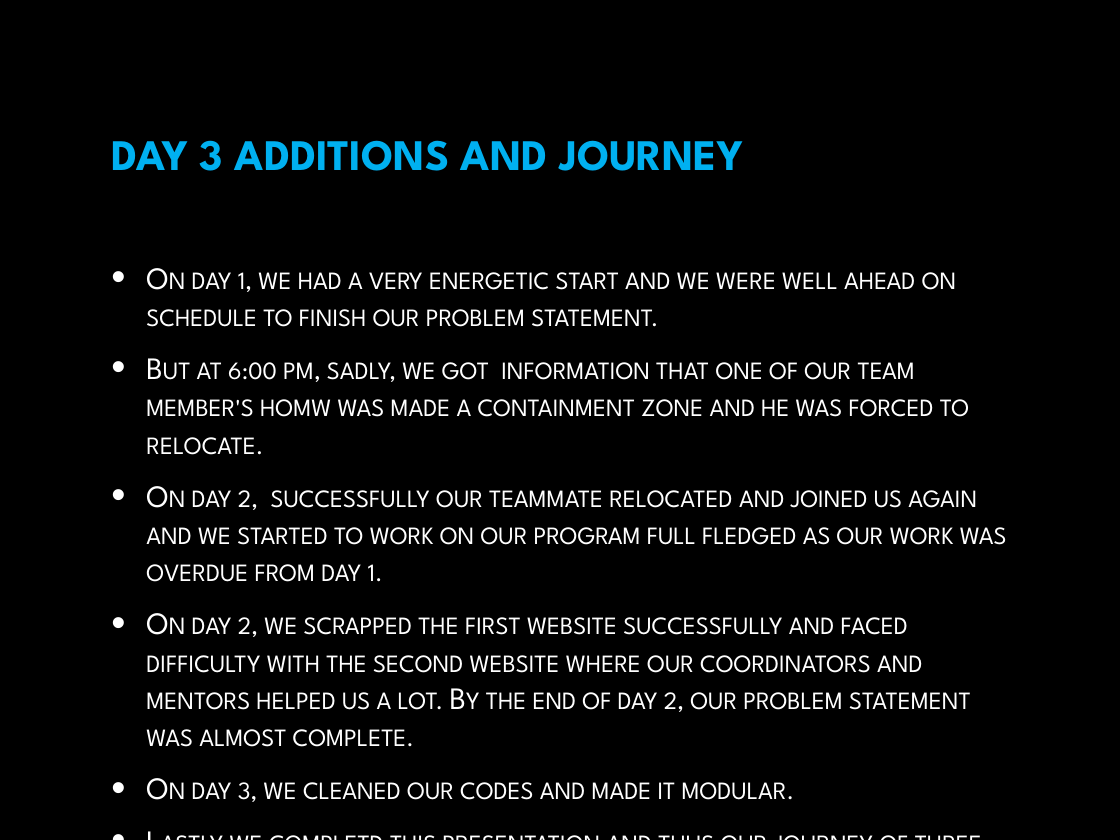
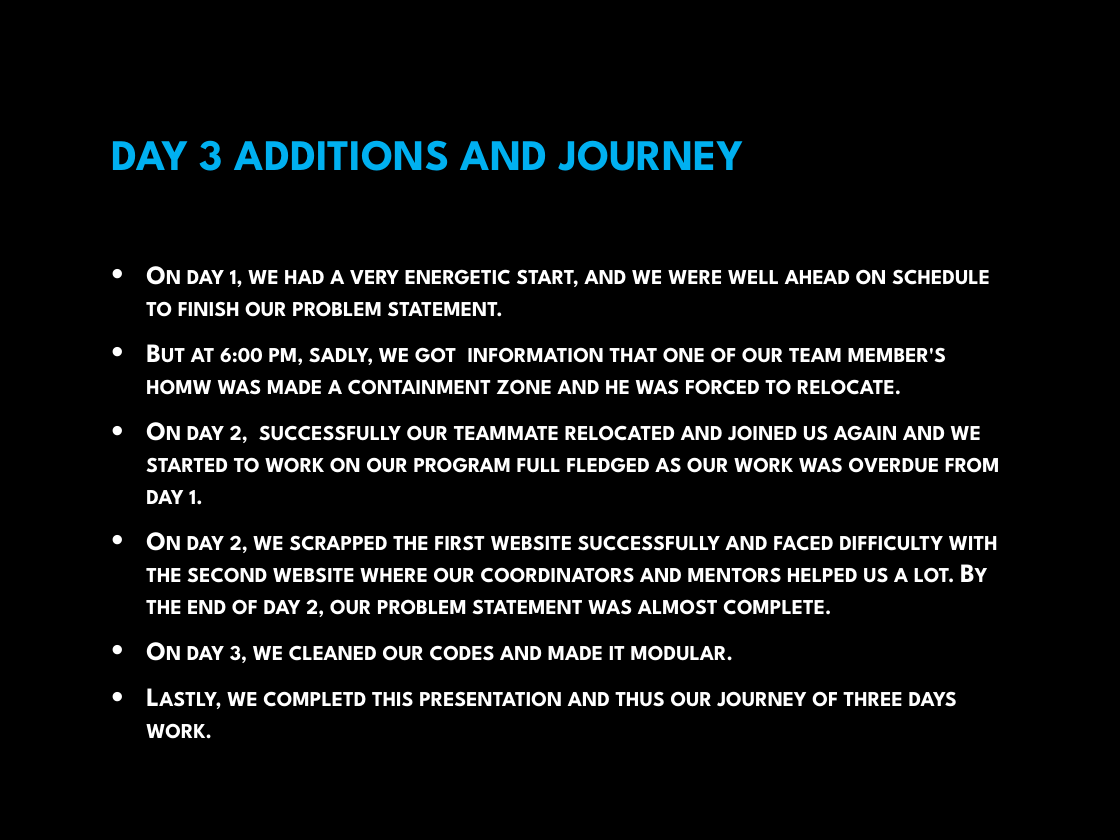
Before and after one commit to ShamikOfficial/Web_Crawler-Zaubacorp, a slide deck: slide 5 of Speed_HS301_PS11.pptx. Drawn at 1120x840 pixels with LibreOffice and Linux fonts; fonts in the diff are those of the drawing; background and template pictures are left out. Boxes give left, top, right and bottom in pixels: in the first picture for what was removed or moved away, otherwise in the second. Text is boxed around its words. In the diff, an @@ line names an element or a change of style, - is before the commit and + after.

```diff
--- a/Speed_HS301_PS11.pptx
+++ b/Speed_HS301_PS11.pptx
@@ text at [146, 269, 990, 317]: text changed; size 20 to 17 pt; bold on @@
-• On day 1, we had a very energetic start and we were well ahead on schedule to finish our problem statement.
+• On day 1, we had a very energetic start, and we were well ahead on schedule to finish our problem statement.
@@ text at [146, 347, 1000, 663]: size 20 to 17 pt, bold on in "But at 6:00 pm, sadly, we got ...", "On day 2, successfully our teammate relocated ...", "On day 2, we scrapped the first ...", "On day 3, we cleaned our codes ..." @@
@@ text at [146, 691, 957, 739]: text changed; size 20 to 17 pt; bold on @@
-• Lastly we completd this presentation and thus our journey of three days work.
+• Lastly, we completd this presentation and thus our journey of three days work.
```
Also in this commit, not shown: 3 other slides changed.
